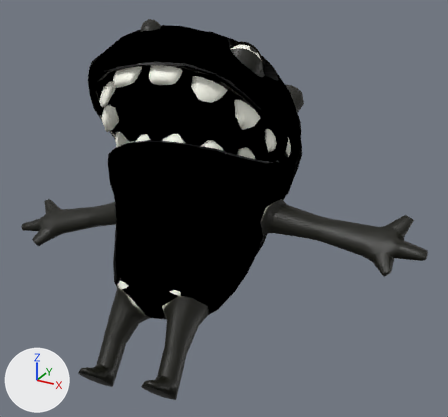
A saved change to the FBX model Assets/Animations/Panda/Bamboo/Bamboo_Slide_Down_Right.fbx.
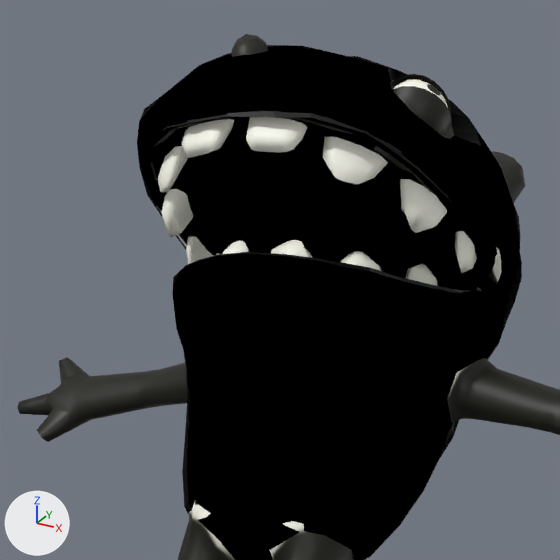
Each version is shown whole from a 50 mm lens placed at (0.864, -0.957, 1.285), pointed at (0.062, 0.502, 0.555), then close up on the part from 3% to 72% of the width and 0% to 75% of the height. Every picture has the same lights, and +X, +Y and +Z are marked at lower left. Where no turn or scale is listed for an object, it has been applied to the vertices.

Before the edit, the objects in view are built like this:
```python
me_mesh = bpy.data.meshes.new('Mesh')
me_mesh.from_pydata(...)  # 1717 vertices, 1660 faces; spans x -0.757..0.636, y -0.065..0.789, z -0.047..0.91
me_mesh.materials.append(mat_pandaoptimized_rc1_pandamat2)  # picture img_texture_panda_diff_03_yellowtint_tga
me_mesh_001 = bpy.data.meshes.new('Mesh.001')
me_mesh_001.from_pydata(...)  # 563 vertices, 554 faces; spans x -0.44..0.21, y 0.134..0.783, z 0.062..0.894
me_mesh_001.materials.append(mat_pandaoptimized_rc1_lambert9)  # black #000000
ob_pandaoptimized_rc1_outline = bpy.data.objects.new('PandaOptimized_RC1:Outline', me_mesh_001)
ob_pandaoptimized_rc1_outline.location = (0.002, 0.093, 0.168)
ob_pandaoptimized_rc1_panda = bpy.data.objects.new('PandaOptimized_RC1:Panda', me_mesh)
ob_pandaoptimized_rc1_panda.location = (0.0, 0.095, 0.169)
```
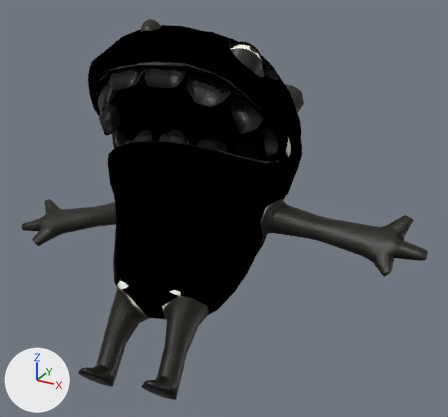
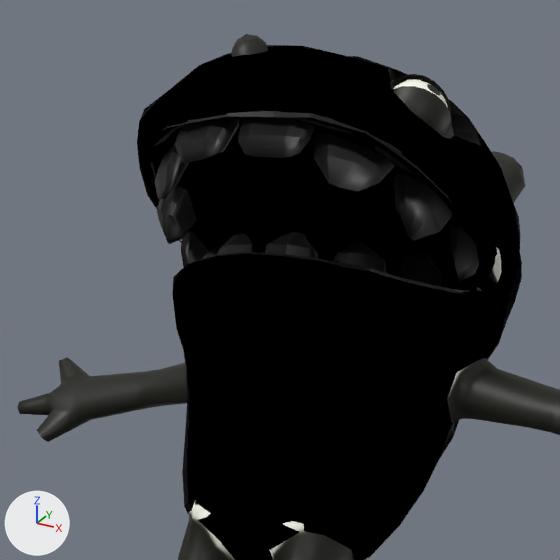
The change in detail:
Material 'PandaOptimized_RC1:lambert10' (mat_pandaoptimized_rc1_lambert10) is new.
Its base color is (0.0, 0.0, 0.0) (black #000000).
Mesh me_mesh_002 is new.
It has 246 vertices, 190 faces and spans x -0.391..0.171, y 0.261..0.614, z 0.365..0.831.
It uses material mat_pandaoptimized_rc1_lambert10 (black #000000).
Object 'PandaOptimized_RC1:Teeth_Outline' (ob_pandaoptimized_rc1_teeth_outline) is new; it shows me_mesh_002.
Its location is (0.0, 0.095, 0.169).

Changed parts and their boxes (x1, y1, x2, y2) in the close-ups (560 x 560 px):
'PandaOptimized_RC1:Teeth_Outline', added (black): after (155, 117, 480, 287)
